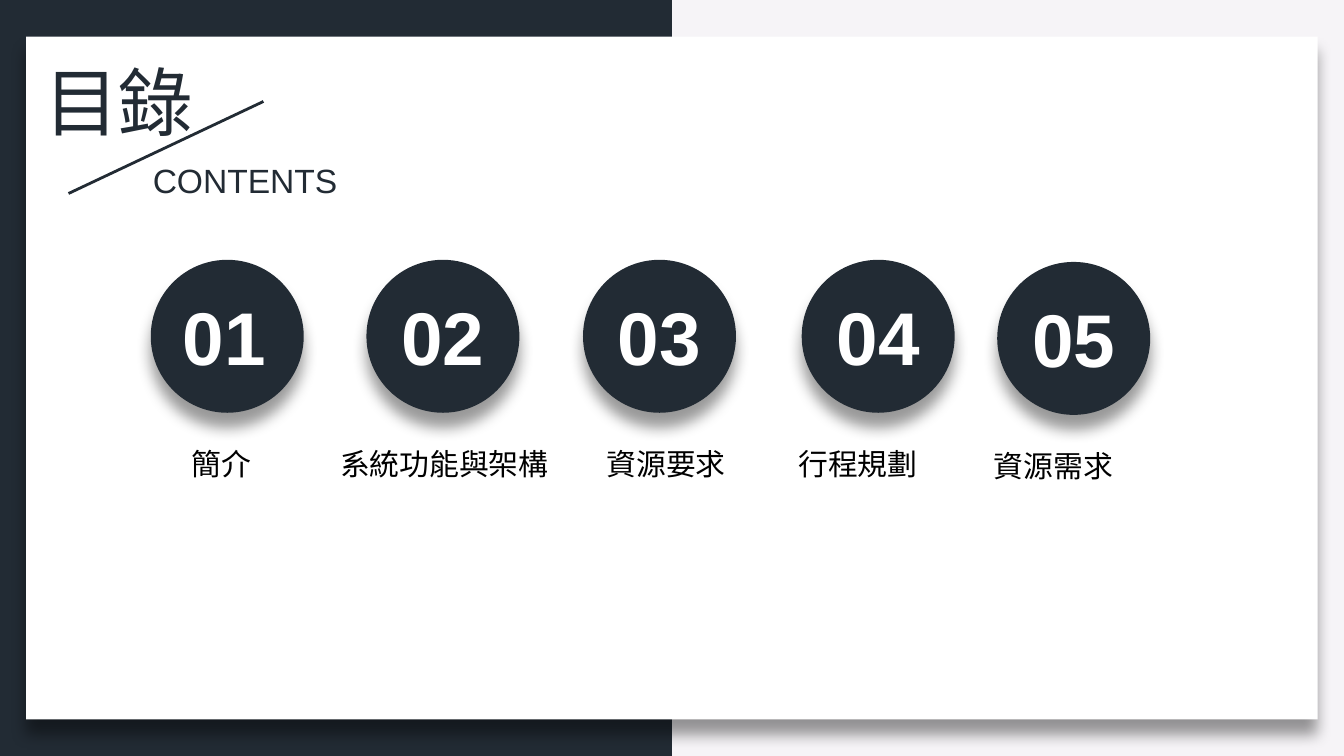
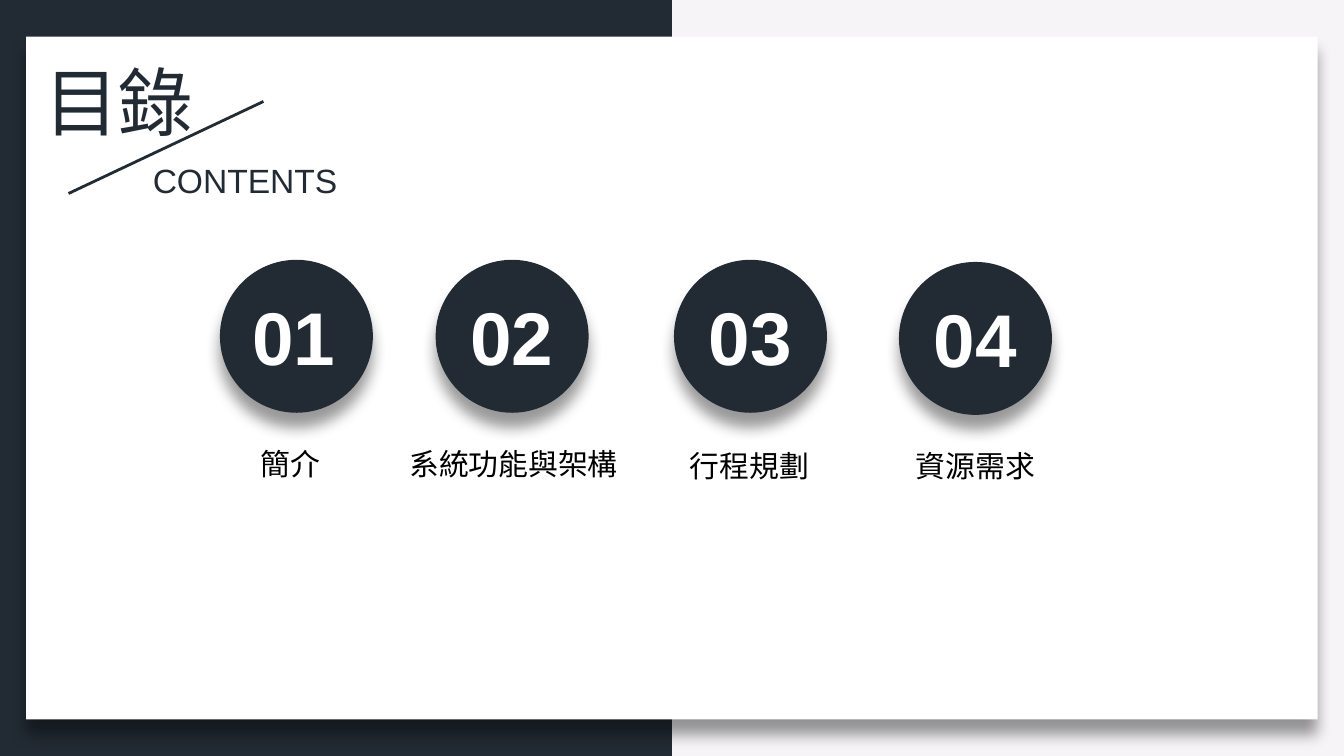
Before and after one commit to Chiang-Jhih-Ciang/108_SM_TEAM1, a slide deck: slide 2 of 0451060_108_SM_TEAM1.pptx. Drawn at 1344x756 pixels with LibreOffice and Linux fonts; fonts in the diff are those of the drawing. Boxes give left, top, right and bottom in pixels: in the first picture for what was removed or moved away, otherwise in the second. Text is boxed around its words. In the diff, an @@ line names an element or a change of style, - is before the commit and + after.

```diff
--- a/0451060_108_SM_TEAM1.pptx
+++ b/0451060_108_SM_TEAM1.pptx
@@ 4 texts, 2 ellipses: place and size @@
-4 texts, 2 ellipses at bbox=[151, 259, 548, 478]
+4 texts, 2 ellipses at bbox=[220, 259, 617, 478]
@@ ellipse removed at bbox=[583, 259, 737, 413] @@
@@ ellipse: place and size @@
-ellipse at bbox=[801, 259, 954, 413]
+ellipse at bbox=[673, 259, 827, 413]
@@ ellipse: place and size @@
-ellipse at bbox=[997, 262, 1150, 415]
+ellipse at bbox=[899, 262, 1052, 415]
@@ text "03": place and size @@
-text "03" at bbox=[618, 313, 701, 366]
+text "03" at bbox=[709, 313, 792, 366]
@@ text "04": place and size @@
-text "04" at bbox=[837, 313, 920, 366]
+text "04" at bbox=[934, 315, 1017, 368]
@@ text removed at bbox=[1032, 315, 1115, 368] @@
-05
@@ text "行程規劃": place and size @@
-text "行程規劃" at bbox=[798, 450, 917, 478]
+text "行程規劃" at bbox=[690, 452, 809, 480]
@@ text "資源需求": place and size @@
-text "資源需求" at bbox=[994, 452, 1113, 480]
+text "資源需求" at bbox=[916, 452, 1035, 480]
@@ text removed at bbox=[607, 450, 726, 478] @@
-資源要求
```
Also in this commit, not shown: 5 other slides changed, 5 slides added, 5 slides removed.
